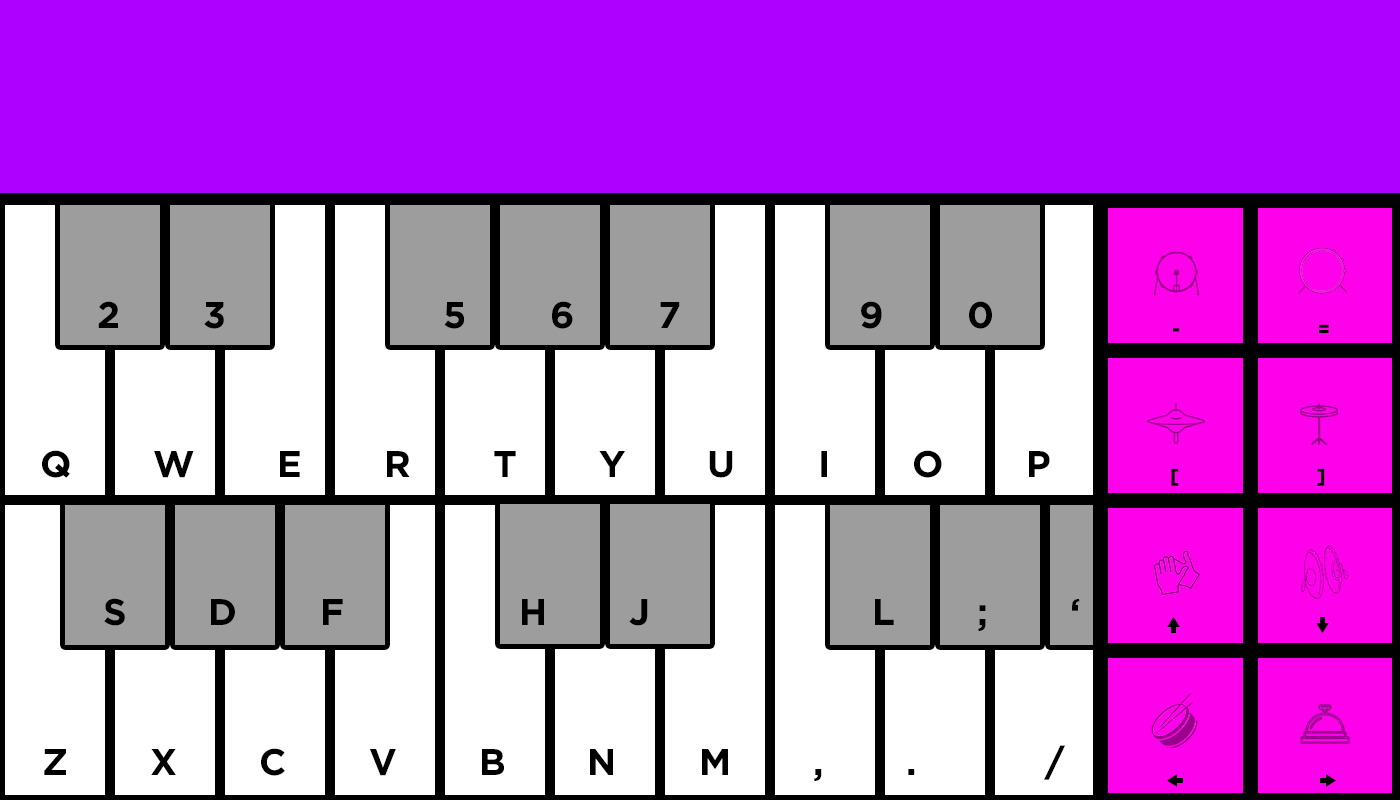
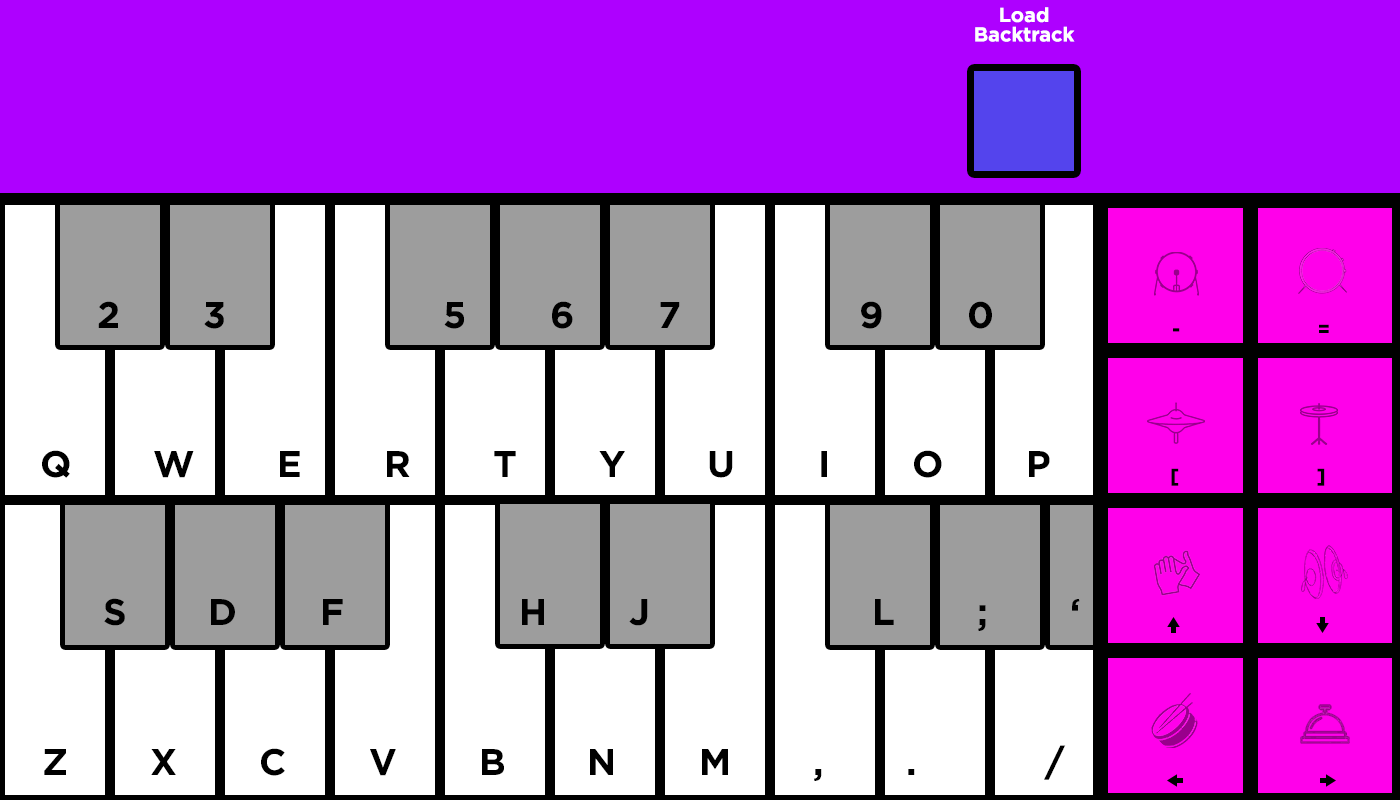
Comparing the layer stacks of the two (1400, 800) images. Changes:
added group "Top Section" with 2 layers above "Beat Boxes" over [974, 7, 1075, 171]
added layer "Load Backtrack" in group "Top Section" over [975, 7, 1075, 42]
added layer "Layer 7" in group "Top Section" over [974, 71, 1074, 171]
